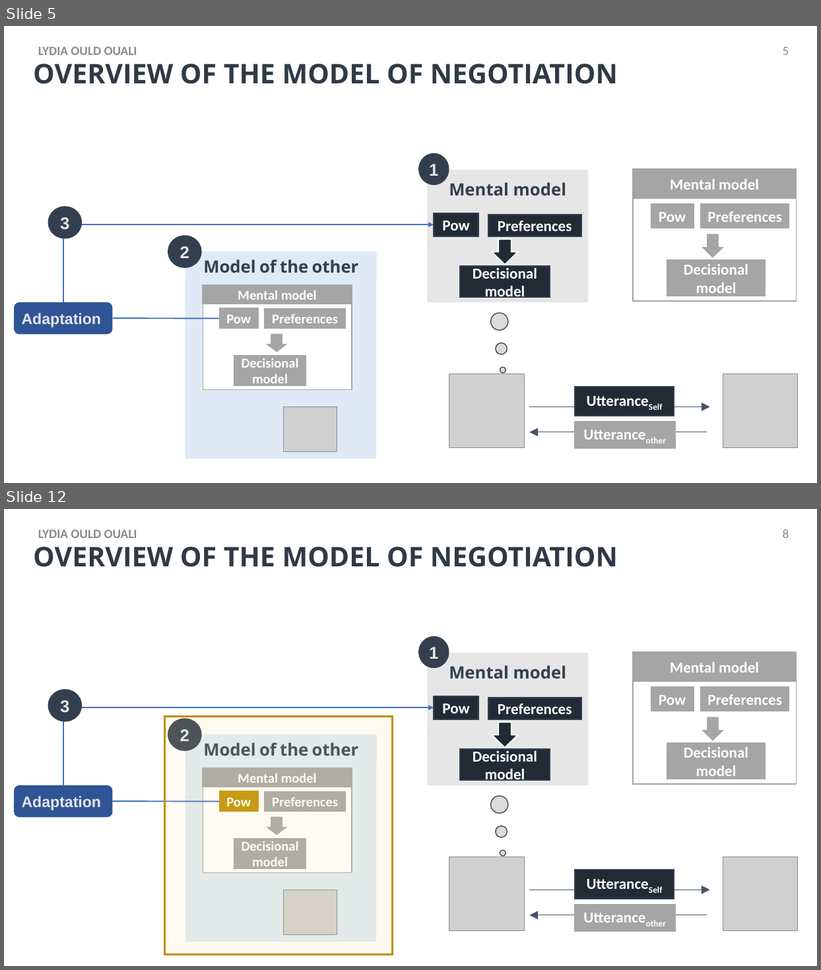
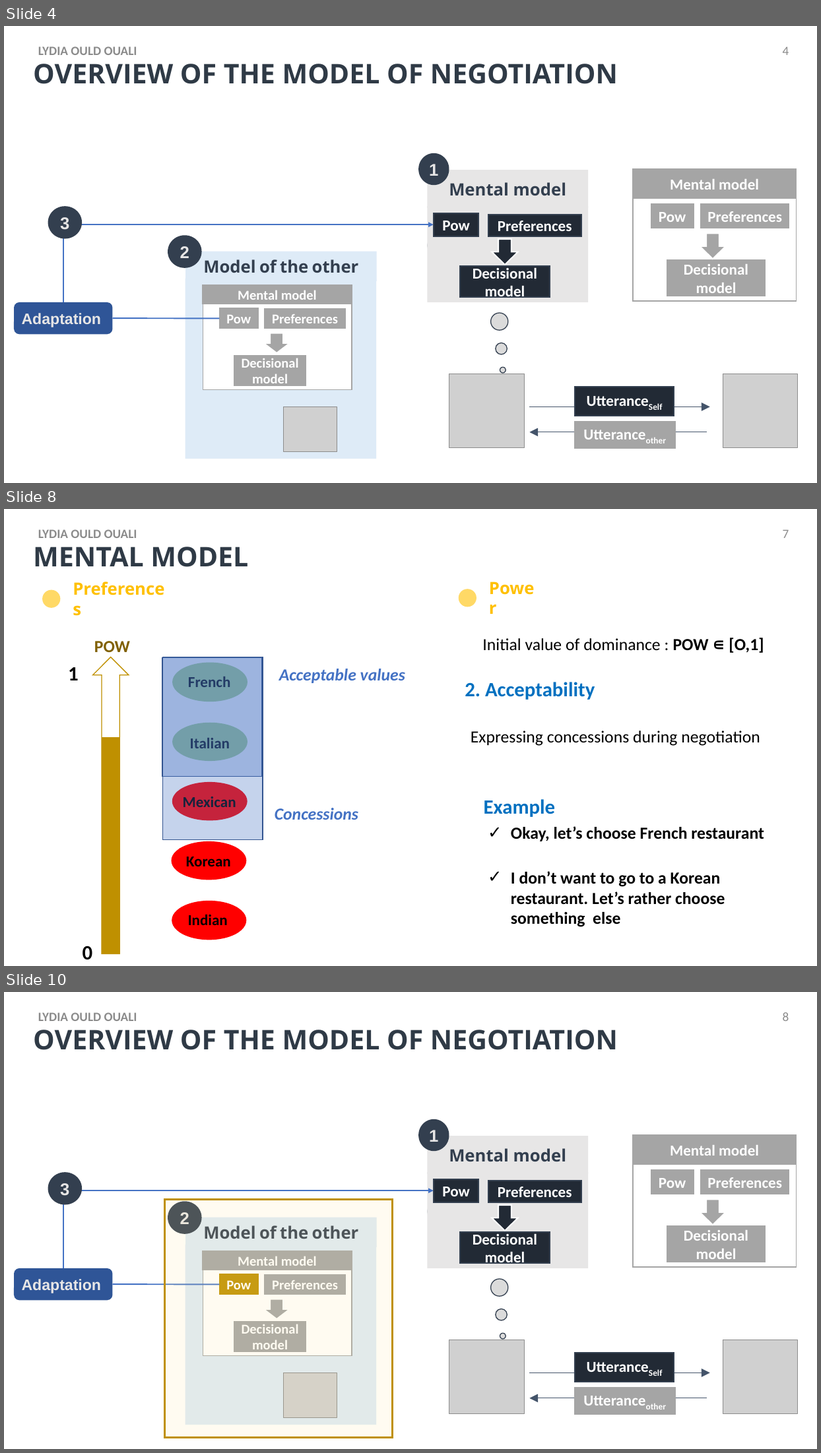
Before and after one commit to Olydia/Discolog, a slide deck: papers/Presentations/intellisys/intellysis_v2.pptx. Shown one above the other, each under a label of ours: slides 5 and 12 before the commit, slides 4, 8 and 10 after it; the slides between them are not shown. The pictures are 821x970 and 821x1453 pixels, drawn with LibreOffice and Linux fonts; fonts in the diff are those of the drawing; grey boxes stand for pictures. Boxes give left, top, right and bottom in pixels: in the first picture for what was removed or moved away, otherwise in the second. Text is boxed around its words. In the diff, an @@ line names an element or a change of style, - is before the commit and + after.

```diff
--- a/papers/Presentations/intellisys/intellysis_v2.pptx
+++ b/papers/Presentations/intellisys/intellysis_v2.pptx
@@ slide 8 added at bbox=[4, 509, 817, 966], background #FFFFFF @@
@@ title added at bbox=[33, 547, 248, 567], 32 pt, text #2F3A46, bold @@
+MENTAL MODEL
@@ text added at bbox=[38, 529, 137, 538], 15 pt, text #8C8C8C, bold @@
+LYDIA OULD OUALI
@@ text added at bbox=[783, 529, 789, 538], 15 pt, text #8C8C8C @@
+7
@@ text added at bbox=[67, 586, 173, 612], 20 pt, text #FFC000, bold @@
+Preferences
@@ text added at bbox=[483, 584, 546, 611], 20 pt, text #FFC000, bold @@
+Power
@@ ellipse added at bbox=[42, 590, 60, 608], fill #FFD966 @@
@@ ellipse added at bbox=[459, 589, 476, 607], fill #FFD966 @@
@@ text added at bbox=[94, 641, 130, 652], 20 pt, text #806000, bold @@
+POW
@@ text added at bbox=[482, 638, 764, 653], 20 pt, text #000000 @@
+Initial value of dominance : POW ∊ [O,1]
@@ up arrow added at bbox=[92, 657, 129, 955], outline #BF9000 1 pt @@
@@ rectangle added at bbox=[162, 658, 262, 776], fill #4472C4 at 31% opacity, outline #325491 1 pt @@
@@ rectangle added at bbox=[162, 657, 263, 840], fill #4472C4 at 31% opacity, outline #325491 1 pt @@
@@ ellipse added at bbox=[173, 663, 247, 701], fill #A9D18E, outline #A9D18E 1.5 pt @@
@@ text added at bbox=[68, 667, 79, 681], 24 pt, text #000000, bold @@
+1
@@ rectangle added at bbox=[182, 669, 238, 694], fill #A9D18E, outline #A9D18E 0.75 pt, 18 pt, text #000000, bold @@
+French
@@ text added at bbox=[279, 669, 405, 683], 20 pt, text #4472C4, bold, italic @@
+Acceptable values
@@ text added at bbox=[465, 682, 595, 700], 24 pt, text #0070C0, bold @@
+2. Acceptability
@@ ellipse added at bbox=[173, 723, 247, 760], fill #A9D18E, outline #A9D18E 1.5 pt @@
@@ rectangle added at bbox=[102, 738, 120, 955], fill #BF9000, outline #BF9000 1 pt @@
@@ rectangle added at bbox=[184, 730, 236, 755], fill #A9D18E, outline #A9D18E 0.75 pt, 18 pt, text #000000, bold @@
+Italian
@@ text added at bbox=[471, 731, 760, 746], 20 pt, text #000000 @@
+Expressing concessions during negotiation
@@ ellipse added at bbox=[173, 783, 247, 820], fill #FF0000, outline #FF0000 1.5 pt @@
@@ text added at bbox=[183, 797, 236, 807], 18 pt, text #000000, bold @@
+Mexican
@@ text added at bbox=[484, 799, 555, 817], 24 pt, text #0070C0, bold @@
+Example
@@ text added at bbox=[275, 808, 358, 820], 20 pt, text #4472C4, bold, italic @@
+Concessions
@@ rectangle added at bbox=[102, 827, 121, 955], fill #BF9000, outline #BF9000 1 pt @@
@@ ellipse added at bbox=[172, 842, 246, 879], fill #FF0000, outline #FF0000 1.5 pt @@
@@ text added at bbox=[511, 826, 764, 927], 20 pt, text #000000, bold @@
+✓ Okay, let’s choose French restaurant
+✓ I don’t want to go to a Korean restaurant. Let’s rather choose something else
@@ rectangle added at bbox=[180, 849, 238, 873], fill #FF0000, outline #FF0000 0.75 pt, 18 pt, text #000000, bold @@
+Korean
@@ ellipse added at bbox=[172, 902, 246, 940], fill #FF0000, outline #FF0000 1.5 pt @@
@@ rectangle added at bbox=[182, 908, 234, 931], fill #FF0000, outline #FF0000 0.75 pt, 18 pt, text #000000, bold @@
+Indian
@@ text added at bbox=[83, 946, 93, 960], 24 pt, text #000000, bold @@
+0
@@ what was slide 5 is now slide 4 @@
@@ page number at bbox=[783, 46, 789, 55]: text changed @@
-5
+4
@@ what was slide 12 is now slide 10 @@
```
Also in this commit, not shown: 10 slides changed, 2 other slides added.
